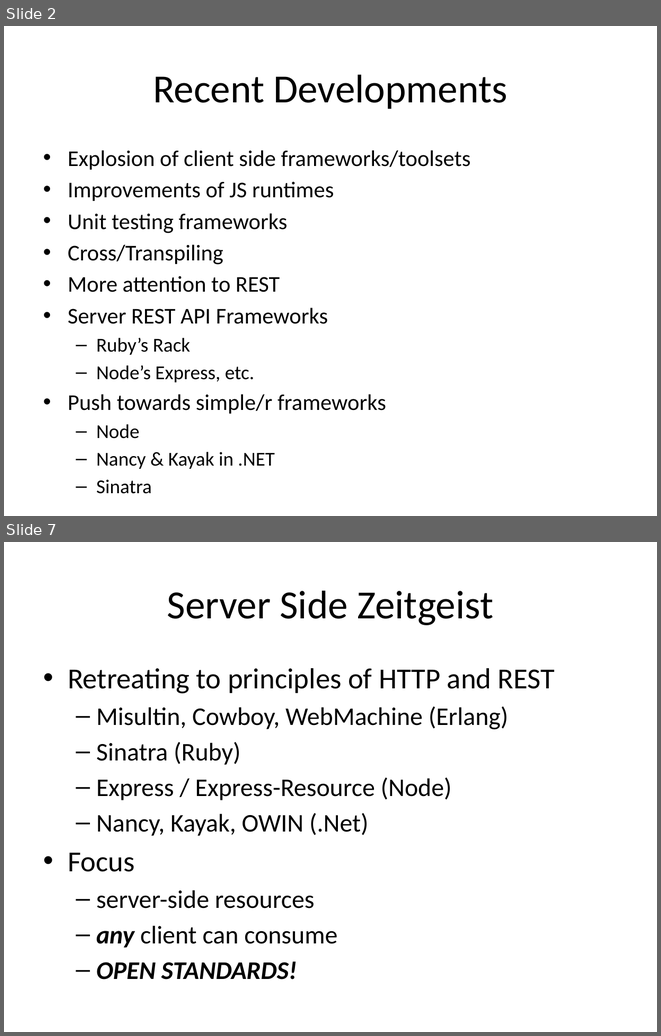
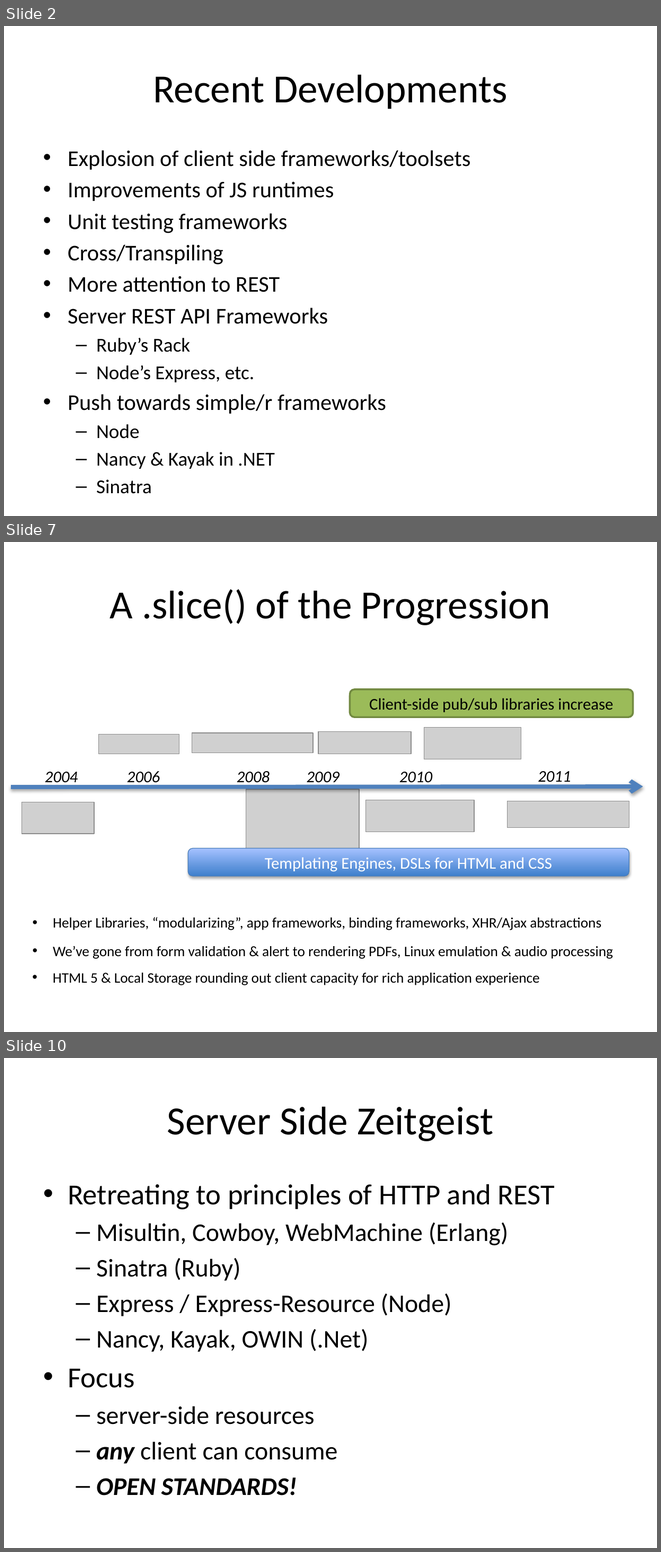
Before and after one commit to vaporworks/Devlink2011-REST-WebClient, a slide deck: PowerPoint/joint_talk_notes.pptx. Shown one above the other, each under a label of ours: slides 2 and 7 before the commit, slides 2, 7 and 10 after it; the slides between them are not shown. The pictures are 661x1036 and 661x1552 pixels, drawn with LibreOffice and Linux fonts; fonts in the diff are those of the drawing; grey boxes stand for pictures. Boxes give left, top, right and bottom in pixels: in the first picture for what was removed or moved away, otherwise in the second. Text is boxed around its words. In the diff, an @@ line names an element or a change of style, - is before the commit and + after.

```diff
--- a/PowerPoint/joint_talk_notes.pptx
+++ b/PowerPoint/joint_talk_notes.pptx
@@ slide 7 added at [4,542,657,1032], background #FFFFFF @@
@@ title added at [110,589,550,625], 44 pt, text #000000 @@
+A .slice() of the Progression
@@ rounded rectangle added at [350,689,634,717], fill #9BBB59, outline #738A42 2 pt, 18 pt, text #000000 @@
+Client-side pub/sub libraries increase
@@ picture added at [318,731,411,753] @@
@@ picture added at [424,728,521,759] @@
@@ picture added at [99,734,179,753] @@
@@ picture added at [192,733,314,752] @@
@@ text added at [45,771,78,786], 18 pt, text #000000, italic @@
+2004
@@ text added at [127,771,160,786], 18 pt, text #000000, italic @@
+2006
@@ text added at [237,771,270,786], 18 pt, text #000000, italic @@
+2008
@@ text added at [307,771,339,786], 18 pt, text #000000, italic @@
+2009
@@ text added at [399,771,432,786], 18 pt, text #000000, italic @@
+2010
@@ text added at [538,771,571,786], 18 pt, text #000000, italic @@
+2011
@@ arrow added from (11, 787) to (643, 786), #4F81BD 4.5 pt @@
@@ picture added at [246,789,359,853] @@
@@ picture added at [21,802,94,834] @@
@@ picture added at [366,800,474,831] @@
@@ picture added at [508,801,629,828] @@
@@ rounded rectangle added at [188,848,629,876], fill gradient #3F80CE to #A4C4FF, outline #4B7EBC 0.75 pt, 18 pt, text #FFFFFF @@
+Templating Engines, DSLs for HTML and CSS
@@ text added at [53,917,601,930], 16 pt, text #000000 @@
+• Helper Libraries, “modularizing”, app frameworks, binding frameworks, XHR/Ajax abstractions
@@ text added at [53,946,613,959], 16 pt, text #000000 @@
+• We’ve gone from form validation & alert to rendering PDFs, Linux emulation & audio processing
@@ text added at [53,972,540,985], 16 pt, text #000000 @@
+• HTML 5 & Local Storage rounding out client capacity for rich application experience
@@ what was slide 7 is now slide 10 @@
```
Also in this commit, not shown: 3 slides changed, 5 other slides added, 1 slide removed, 2 other files.
